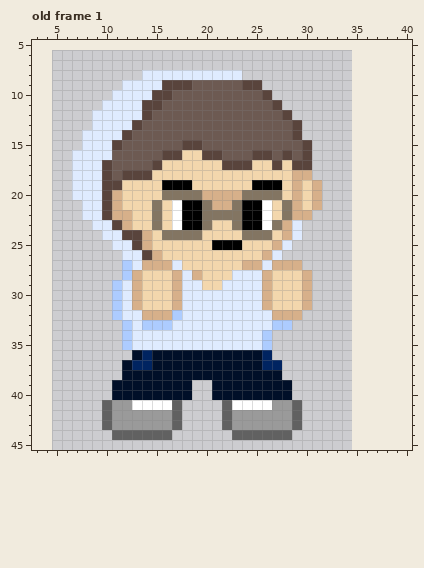
Pixel-art file: Aseprite Files/Character/Hahyeong.aseprite. Above is the file before it was changed.
30x44 pixels, 1 frame. Colours within 5 levels of each other are drawn and written as one. Shown: old frame 1: x 3..40, y 5..45. The old version is drawn lined up with the new one, on the new canvas. The commit also changed other frames, which this record leaves out.
After the commit:
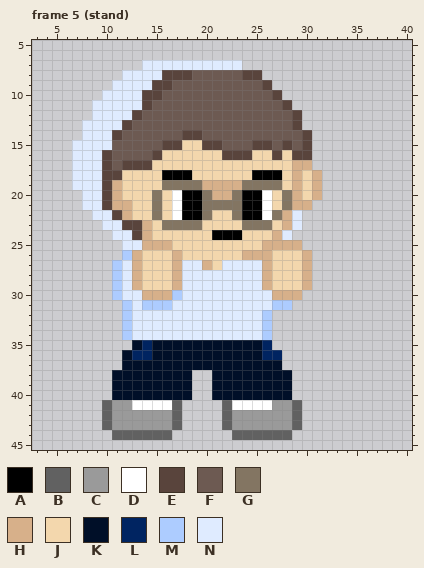
Palette (. is transparent): A #000000  B #616161  C #9a9a9a  D #ffffff  E #59443c  F #6d5a52  G #837562  H #d7b08a  J #f3d7ad  K #000f28  L #002461  M #adccff  N #dfebff
A new or re-ordered frame is compared with the old frame closest to it.
The edit:
canvas 30x44 -> 52x50, the old top-left corner now at 5,6
frames 1 -> 16
Changed rows in their new state; - is an unchanged pixel.
Frame 5 (stand) is new; against old frame 1:
first column x 7:
 7 -------NNNNNNNNNN--------
 8 -----NN--EEEFFFFFEE------
 9 ----N---E-FF-----FFE-----
10 ---N---E-F---------FE----
11 --N-----F-----------FE---
12 ------EF-------------FE--
13 -N---EF------------------
14 ----EF-----EE---------FE-
15 N---F----EEJJEE---EE-E---
16 ---E----EJJ--JJEEEJJEJE--
17 -----EEEJ------JJJ--J-HH-
18 ----EJJJ-AAA------AAA--JH
19 ----H----GGGGHHHHGGGG----
20 .-------GJDAAG--GAADJG---
21 -----H--------GG-------H.
22 -.-NE---------JJ----GHN.-
23 --.-NEEHJGGGGJ--JGGGJ----
24 ---.-N---JJJJ-AAAJJJHN.--
25 ----.-N-HH----JJJ--H-HH--
26 -----MHJJ-H------HH-JJJH-
27 ----MNHJJJHNNH-NNNNHJJJH-
28 ----MN------NNNN---------
29 -------------NN----------
30 ------NHHHM--------NHHH.-
31 ----.MNMMMN--------NMM..-
32 ----.M-NNNN--------M...--
33 -------NNN---------M..---
35 -----.KLKKKKKKKKKKKL-----
36 -----KL-------------L----
37 ------KK-----------KK----
38 ----K-------..-------K---
Pixel boxes of the changes (left, top, right, bottom) in both pictures:
changed: (72, 60, 322, 380)
